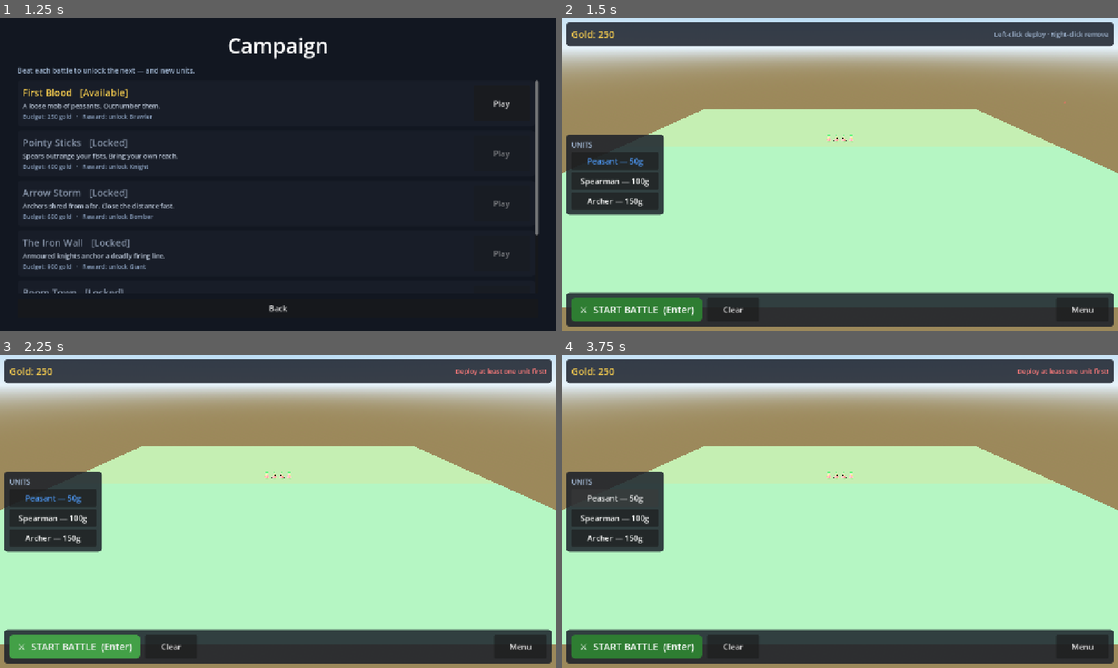
Above: before the commit, frames 1-4 (two rows, left to right).
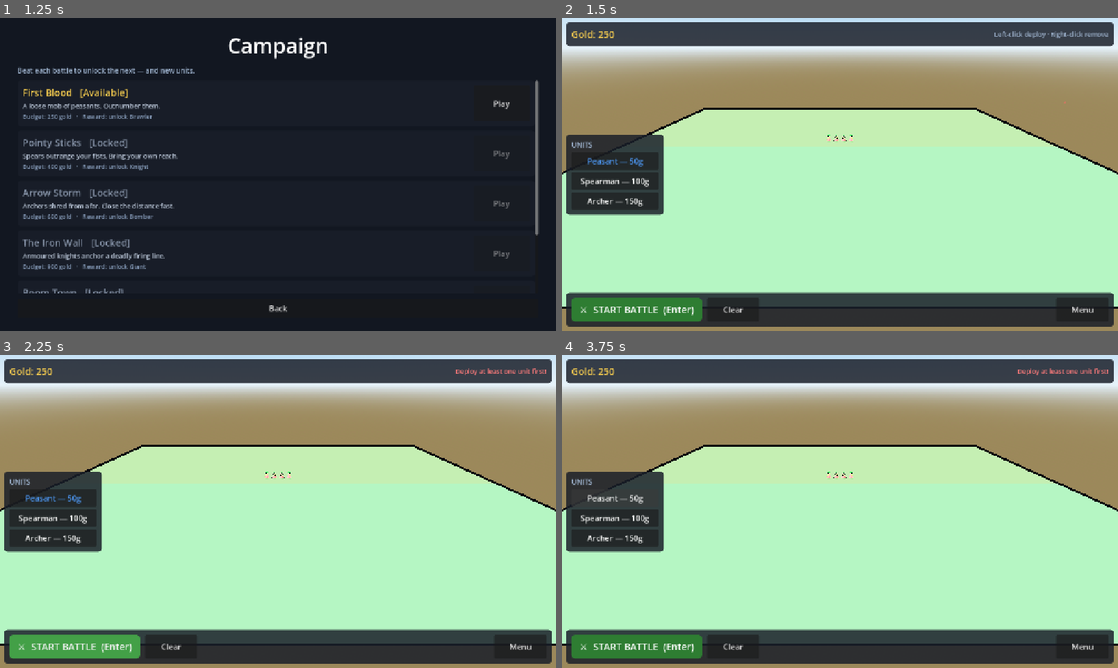
Above: after the commit, the same moments.

Repository: jaygriggsau/sameduck
Game: Godot game, scene res://scenes/Main.tscn
Two runs of this game, one before a commit and one after it. Both use one fixed random seed, a clock stepped at 60 frames per second and the inputs below.
Inputs:
- Up to frame 1 (1.25 s): click "Campaign" at 0.5 s
- Up to frame 2 (1.5 s): click "Play" at 1.25 s
- Up to frame 3 (2.25 s): click "⚔ START BATTLE (Enter)" at 2 s
- Up to frame 4 (3.75 s): click "⚔ START BATTLE (Enter)" at 2.75 s; click "Peasant — 50g" at 3.5 s

Frame 1 is identical in both runs. In frame 2, 0.8% of the frame differs, in the area x 0-100%, y 28-93%; in frame 3, 0.8%; in frame 4, 0.8%.

Commit message:
Add screen-space edge outlines + per-type unit silhouettes
Borderlands look, part 2:
- New edge_outline.gdshader: a full-screen pass that inks depth discontinuities
  (silhouettes, body-part seams, gaps between clashing units). Uses raw-depth
  edge detection (no projection matrix), so it behaves the same in Forward+
  (reverse-Z) and Compatibility renderers, and outputs only transparent ink
  lines so scene colour is untouched. Layered on top of the existing per-part
  inverted-hull outlines.

Distinct silhouettes per unit type (hats/helmets/weapons) for readability:
peasant straw hat, spearman spear, brawler headband + big fists, archer hood +
bow + quiver, knight helmet + sword, bomber cap + bomb, giant horns + club.

Verified by rendering each unit type and an autobattle smoke test via Xvfb
(Compatibility renderer).

https://claude.ai/code/session_018Rw3TJtXTzeM8sAcv6E2nx

Diff:
--- /dev/null
+++ b/scripts/shaders/edge_outline.gdshader
@@ -0,0 +1,41 @@
+shader_type spatial;
+// Full-screen depth-edge outline (a "Borderlands" ink pass).
+// Reconstructs view-space depth from the depth buffer and draws dark lines
+// where depth changes sharply — i.e. object silhouettes and the seams between
+// overlapping body parts. Composited over the rendered scene colour.
+render_mode unshaded, cull_disabled, depth_test_disabled, depth_draw_never, fog_disabled, shadows_disabled;
+
+// Draws only the ink lines (transparent elsewhere) so the scene colour below is
+// left untouched — avoids the gamma round-trip of recompositing the screen.
+uniform sampler2D depth_tex : hint_depth_texture, filter_nearest, repeat_disable;
+
+uniform float thickness : hint_range(0.5, 4.0) = 1.3;
+uniform float sensitivity : hint_range(50.0, 4000.0) = 900.0;
+uniform float edge_low : hint_range(0.0, 1.0) = 0.2;
+uniform float edge_high : hint_range(0.0, 1.0) = 0.9;
+uniform vec3 line_color : source_color = vec3(0.04, 0.04, 0.06);
+
+void vertex() {
+	// Cover the whole screen regardless of camera transform.
+	POSITION = vec4(VERTEX.xy, 1.0, 1.0);
+}
+
+void fragment() {
+	// Convention-agnostic edge detect on the raw depth buffer: silhouettes and
+	// the seams between overlapping parts are sharp discontinuities, while the
+	// ground varies smoothly. Works the same whether depth is reverse-Z or not.
+	vec2 px = thickness / VIEWPORT_SIZE;
+	float c = texture(depth_tex, SCREEN_UV).r;
+	float l = texture(depth_tex, SCREEN_UV + vec2(-px.x, 0.0)).r;
+	float r = texture(depth_tex, SCREEN_UV + vec2(px.x, 0.0)).r;
+	float u = texture(depth_tex, SCREEN_UV + vec2(0.0, -px.y)).r;
+	float dn = texture(depth_tex, SCREEN_UV + vec2(0.0, px.y)).r;
+
+	float grad = abs(l - r) + abs(u - dn);
+	float lap = abs(4.0 * c - l - r - u - dn);
+	float edge = (grad + lap) * sensitivity;
+	float line = smoothstep(edge_low, edge_high, clamp(edge, 0.0, 1.0));
+
+	ALBEDO = line_color;
+	ALPHA = line;
+}
--- a/scripts/units/Unit.gd
+++ b/scripts/units/Unit.gd
@@ -145,6 +145,63 @@
 	_build_arm(-1.0, radius, t_height, s, mass, skin)
 	_build_arm(1.0, radius, t_height, s, mass, skin)
 
+	# Per-type headgear & weapons give each unit a readable silhouette.
+	_add_accessories(s, head_y, head_r, body_col, skin, face)
+
+## Adds distinctive hats/helmets and carried weapons per unit type, attached to
+## the torso so they stay readable while the body wobbles.
+func _add_accessories(s: float, head_y: float, head_r: float, body_col: Color, skin: Color, face: float) -> void:
+	const STEEL := Color("#9aa3ad")
+	const WOOD := Color("#7a5630")
+	const IRON := Color("#2c2c33")
+	const HAT := Color("#caa45a")
+	var hx := 0.52 * s   # carried-weapon x offset (right side)
+	var top := head_y + head_r * 0.62
+
+	match stats.get("id", ""):
+		"peasant":
+			# Straw hat.
+			_acc(_cyl(head_r * 1.15, head_r * 1.15, 0.06 * s), Vector3(0, top, 0), HAT, 0.03 * s)
+			_acc(_cyl(head_r * 0.7, head_r * 0.7, 0.16 * s), Vector3(0, top + 0.09 * s, 0), HAT, 0.03 * s)
+		"spearman":
+			_acc(_cyl(head_r * 0.78, head_r * 0.86, 0.34 * s), Vector3(0, top + 0.05 * s, 0), Color("#6d5536"), 0.03 * s)
+			# Upright spear at the right side.
+			_acc(_cyl(0.05 * s, 0.05 * s, 1.5 * s), Vector3(hx, 0.45 * s, 0), WOOD, 0.025 * s)
+			_acc(_cone(0.11 * s, 0.26 * s), Vector3(hx, 1.3 * s, 0), STEEL, 0.02 * s)
+		"brawler":
+			# Red headband + bigger knuckles.
+			_acc(_cyl(head_r * 1.04, head_r * 1.04, 0.1 * s), Vector3(0, head_y + 0.06 * s, 0), Color("#c0392b"), 0.025 * s)
+			for a in _arms:
+				var k := _make_mesh_part(_sphere(0.19 * s), Vector3(0, -0.28 * s, 0), skin.darkened(0.1), 0.03 * s)
+				a.add_child(k)
+		"archer":
+			# Pointed hood + quiver on the back + a bow at the side.
+			_acc(_cone(head_r * 1.15, head_r * 1.7), Vector3(0, head_y + 0.16 * s, 0), Color("#3f6b3a"), 0.03 * s)
+			_acc(_cyl(0.11 * s, 0.11 * s, 0.62 * s), Vector3(0.16 * s, 0.2 * s, -face * 0.34 * s), WOOD, 0.025 * s, Vector3(deg_to_rad(18) * face, 0, 0))
+			_acc(_torus(0.34 * s, 0.05 * s), Vector3(-hx, 0.3 * s, 0), WOOD, 0.02 * s, Vector3(0, deg_to_rad(90), 0))
+		"knight":
+			# Steel helmet with a dark visor slit + an upright sword.
+			_acc(_sphere(head_r * 1.12), Vector3(0, head_y + head_r * 0.12, 0), STEEL, 0.03 * s)
+			_acc(_box(head_r * 1.6, 0.1 * s, head_r * 0.55), Vector3(0, head_y, face * head_r * 0.9), IRON, 0.0)
+			_acc(_box(0.06 * s, 0.95 * s, 0.16 * s), Vector3(hx, 0.55 * s, 0), STEEL, 0.025 * s)
+			_acc(_box(0.34 * s, 0.07 * s, 0.1 * s), Vector3(hx, 0.06 * s, 0), WOOD, 0.02 * s)
+		"bomber":
+			# Dark cap + a round bomb held at the side.
+			_acc(_cyl(head_r * 0.9, head_r * 0.9, 0.18 * s), Vector3(0, top, 0), IRON, 0.03 * s)
+			_acc(_sphere(0.24 * s), Vector3(hx, -0.05 * s, 0), IRON, 0.03 * s)
+			_acc(_cyl(0.025 * s, 0.025 * s, 0.14 * s), Vector3(hx, 0.18 * s, 0), HAT, 0.0)
+		"giant":
+			# Horns + a huge club.
+			_acc(_cone(0.12 * s, 0.42 * s), Vector3(-head_r * 0.6, head_y + head_r * 0.55, 0), Color("#efe6c8"), 0.025 * s, Vector3(0, 0, deg_to_rad(28)))
+			_acc(_cone(0.12 * s, 0.42 * s), Vector3(head_r * 0.6, head_y + head_r * 0.55, 0), Color("#efe6c8"), 0.025 * s, Vector3(0, 0, deg_to_rad(-28)))
+			_acc(_capsule(0.2 * s, 1.2 * s), Vector3(hx + 0.1 * s, 0.55 * s, 0), WOOD, 0.035 * s)
+
+## Attach a visual accessory mesh to the torso.
+func _acc(mesh: Mesh, pos: Vector3, color: Color, outline: float, rot: Vector3 = Vector3.ZERO) -> void:
+	var mi := _make_mesh_part(mesh, pos, color, outline)
+	mi.rotation = rot
+	torso.add_child(mi)
+
 func _make_mesh_part(mesh: Mesh, pos: Vector3, color: Color, outline: float) -> MeshInstance3D:
 	var mi := MeshInstance3D.new()
 	mi.mesh = mesh
@@ -168,6 +225,27 @@
 	var m := SphereMesh.new()
 	m.radius = r
 	m.height = r * 1.2
+	return m
+
+func _box(x: float, y: float, z: float) -> BoxMesh:
+	var m := BoxMesh.new()
+	m.size = Vector3(x, y, z)
+	return m
+
+func _cyl(top: float, bottom: float, h: float) -> CylinderMesh:
+	var m := CylinderMesh.new()
+	m.top_radius = top
+	m.bottom_radius = bottom
+	m.height = h
+	return m
+
+func _cone(r: float, h: float) -> CylinderMesh:
+	return _cyl(0.0, r, h)
+
+func _torus(outer: float, tube: float) -> TorusMesh:
+	var m := TorusMesh.new()
+	m.outer_radius = outer
+	m.inner_radius = max(0.01, outer - tube * 2.0)
 	return m
 
 ## Instantiates a GLB/scene model, scales it to the desired height, grounds it
--- a/scripts/world/Arena.gd
+++ b/scripts/world/Arena.gd
@@ -28,6 +28,7 @@
 var _preview_body: MeshInstance3D
 var _preview_mat_ring: StandardMaterial3D
 var _preview_mat_body: StandardMaterial3D
+var _outline_mat: ShaderMaterial
 
 func _ready() -> void:
 	add_to_group("arena")
@@ -152,6 +153,23 @@
 	_camera = RTSCamera.new()
 	_camera.focus = Vector3(0, 0, 16)
 	add_child(_camera)
+	_add_outline_postprocess()
+
+## Full-screen edge-outline pass (ink lines on depth discontinuities), attached
+## to the camera so it overlays everything the camera renders.
+func _add_outline_postprocess() -> void:
+	var quad := MeshInstance3D.new()
+	quad.name = "EdgeOutline"
+	var qm := QuadMesh.new()
+	qm.size = Vector2(2, 2)
+	quad.mesh = qm
+	_outline_mat = ShaderMaterial.new()
+	_outline_mat.shader = load("res://scripts/shaders/edge_outline.gdshader")
+	quad.material_override = _outline_mat
+	quad.extra_cull_margin = 16384.0  # never frustum-cull the full-screen quad
+	quad.cast_shadow = GeometryInstance3D.SHADOW_CASTING_SETTING_OFF
+	quad.position = Vector3(0, 0, -1)
+	_camera.add_child(quad)
 
 # --- Placement ------------------------------------------------------------
 func set_selected_unit(id: String) -> void:
Not shown, added: scripts/shaders/edge_outline.gdshader.uid
Not shown, changed: README.md
